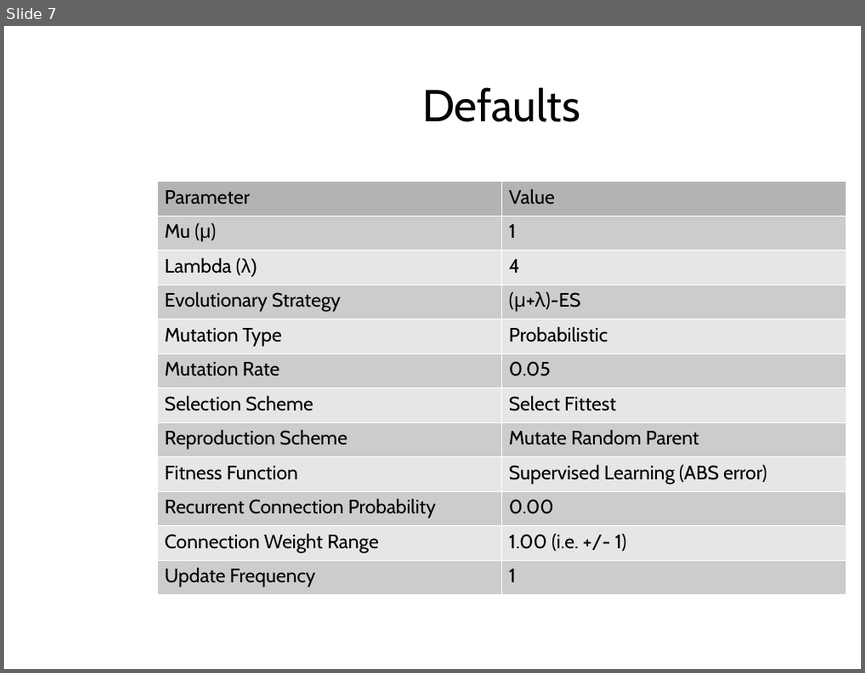
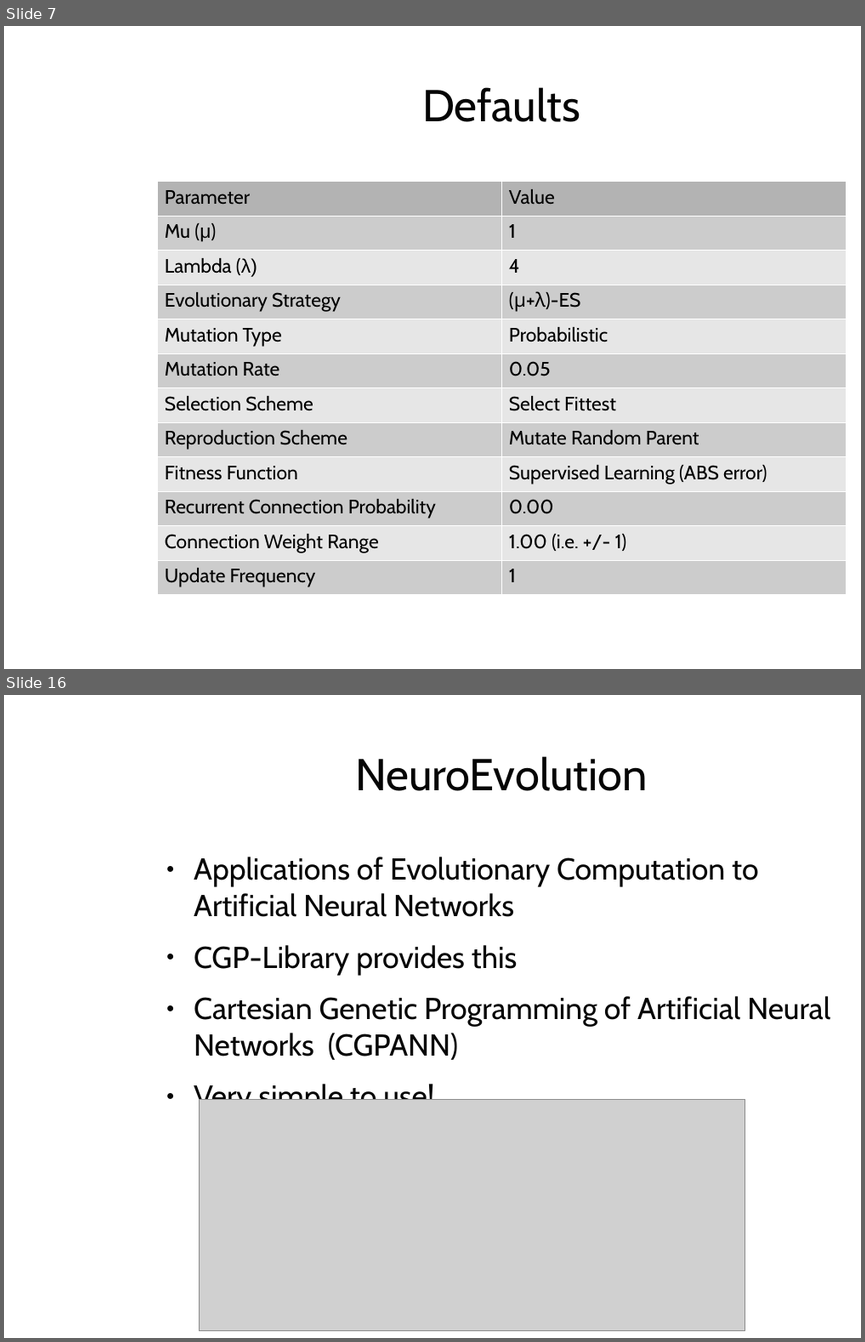
Before and after one commit to AndrewJamesTurner/CGP-Library, a slide deck: presentation/introduction.odp. Shown one above the other, each under a label of ours: slide 7 before the commit, slides 7 and 16 after it; the slides between them are not shown. The pictures are 865x673 and 865x1342 pixels, drawn with LibreOffice and Linux fonts; fonts in the diff are those of the drawing; grey boxes stand for pictures; background and template pictures are left out. Boxes give left, top, right and bottom in pixels: in the first picture for what was removed or moved away, otherwise in the second. Text is boxed around its words. In the diff, an @@ line names an element or a change of style, - is before the commit and + after.

```diff
--- a/presentation/introduction.odp
+++ b/presentation/introduction.odp
@@ slide 16 added at (4, 695, 861, 1338), background picture (left out) @@
@@ title added at (355, 756, 647, 791), 41.3 pt, text #050505 @@
+NeuroEvolution
@@ text added at (194, 857, 830, 1114), 28 pt, text #050505 @@
+● Applications of Evolutionary Computation to Artificial Neural Networks
+● CGP-Library provides this
+● Cartesian Genetic Programming of Artificial Neural Networks (CGPANN)
+● Very simple to use!
@@ picture added at (200, 1100, 745, 1331) @@
```
Also in this commit, not shown: 5 other slides changed, 11 other slides added, 14 other files.
